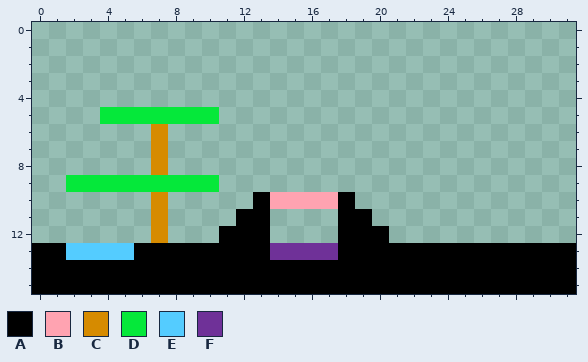
Pixel-art sprite, stored at fisicaPlatformer/map.png. Above: the version before the commit.
The file is 32x16 pixels.
Palette (. is transparent): A #000000  B #ffa3b1  C #d68b00  D #05e83a  E #54ccff  F #6f3198
Pixels before, first column x 0:
 5 ....DDDDDDD.....................
 6 .......C........................
 7 .......C........................
 8 .......C........................
 9 ..DDDDDDDDD.....................
10 .......C.....ABBBBA.............
11 .......C....AA....AA............
12 .......C...AAA....AAA...........
13 AAEEEEAAAAAAAAFFFFAAAAAAAAAAAAAA
14 AAAAAAAAAAAAAAAAAAAAAAAAAAAAAAAA
15 AAAAAAAAAAAAAAAAAAAAAAAAAAAAAAAA
The result:
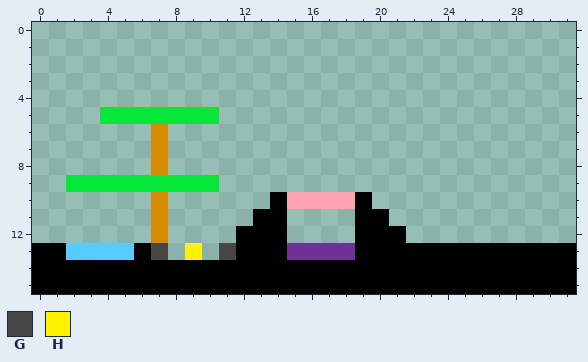
Colours new in this view: G #464646  H #fff200
Diff:
Changed rows in their new state; - is an unchanged pixel.
first column x 7:
10 ------.A---BA--
11 -----.-A---.-A-
12 ----.--A---.--A
13 G.H.G--A---F---
